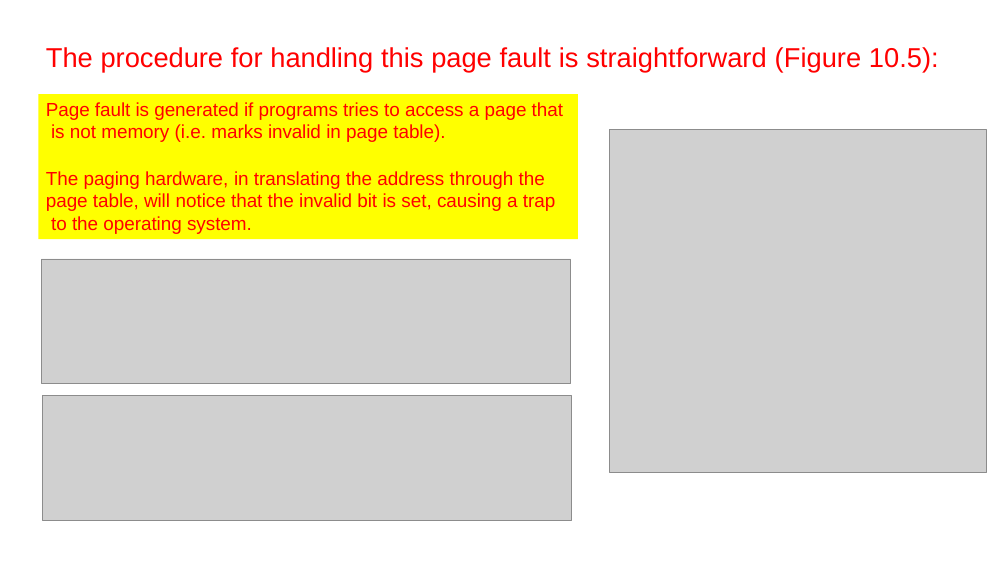
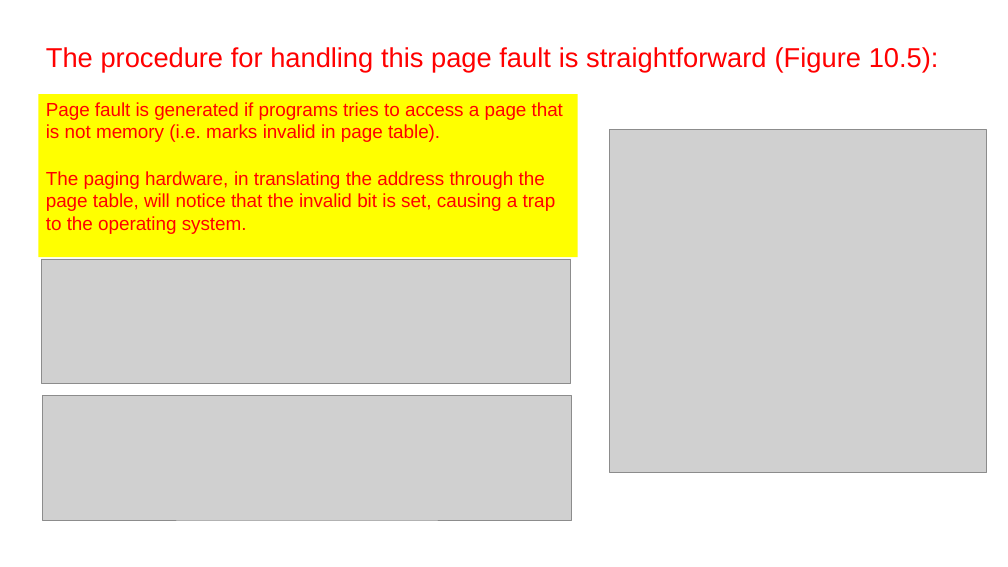
Before and after one commit to mufeezhanif/FAST_KHI_SEMESTER_4, a slide deck: slide 14 of OS/Slides/Week # 15 - Chapter # 10.pptx. Drawn at 1008x567 pixels with LibreOffice and Linux fonts; fonts in the diff are those of the drawing; grey boxes stand for pictures. Boxes give left, top, right and bottom in pixels: in the first picture for what was removed or moved away, otherwise in the second. Text is boxed around its words. In the diff, an @@ line names an element or a change of style, - is before the commit and + after.

```diff
--- a/OS/Slides/Week # 15 - Chapter # 10.pptx
+++ b/OS/Slides/Week # 15 - Chapter # 10.pptx
@@ rectangle "Page fault is generated if ...": place and size @@
-rectangle "Page fault is generated if ..." at bbox=[39, 94, 578, 239]
+rectangle "Page fault is generated if ..." at bbox=[39, 94, 578, 257]
```
Also in this commit, not shown: 17 other slides changed, 28 other files.
